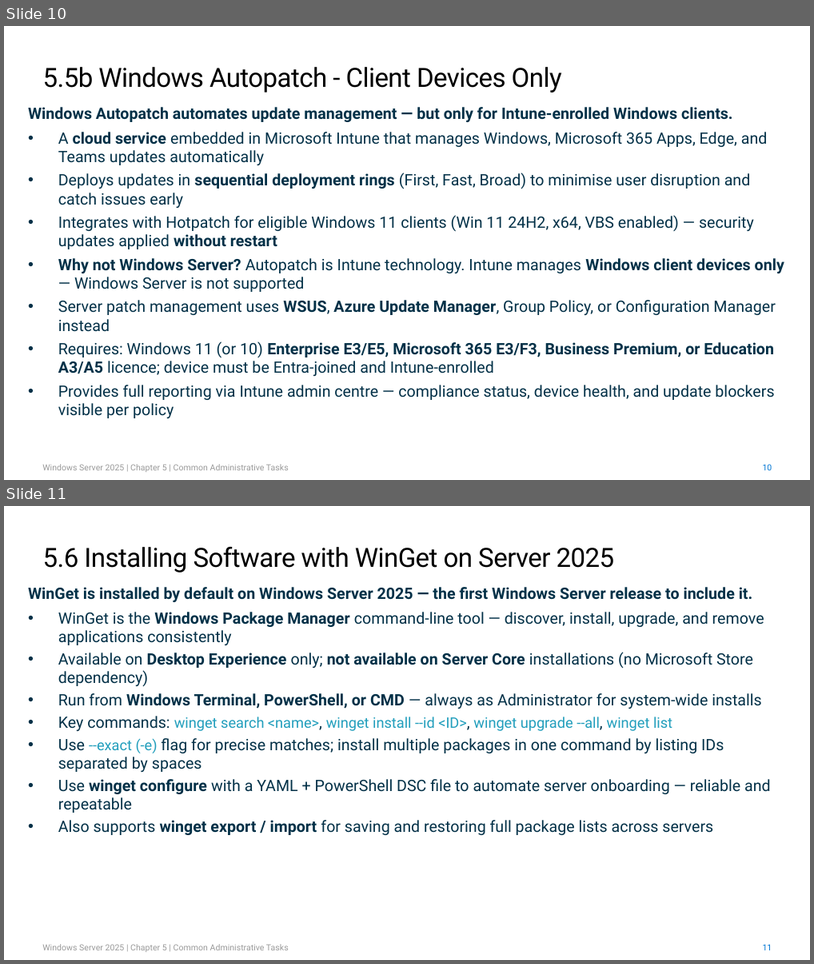
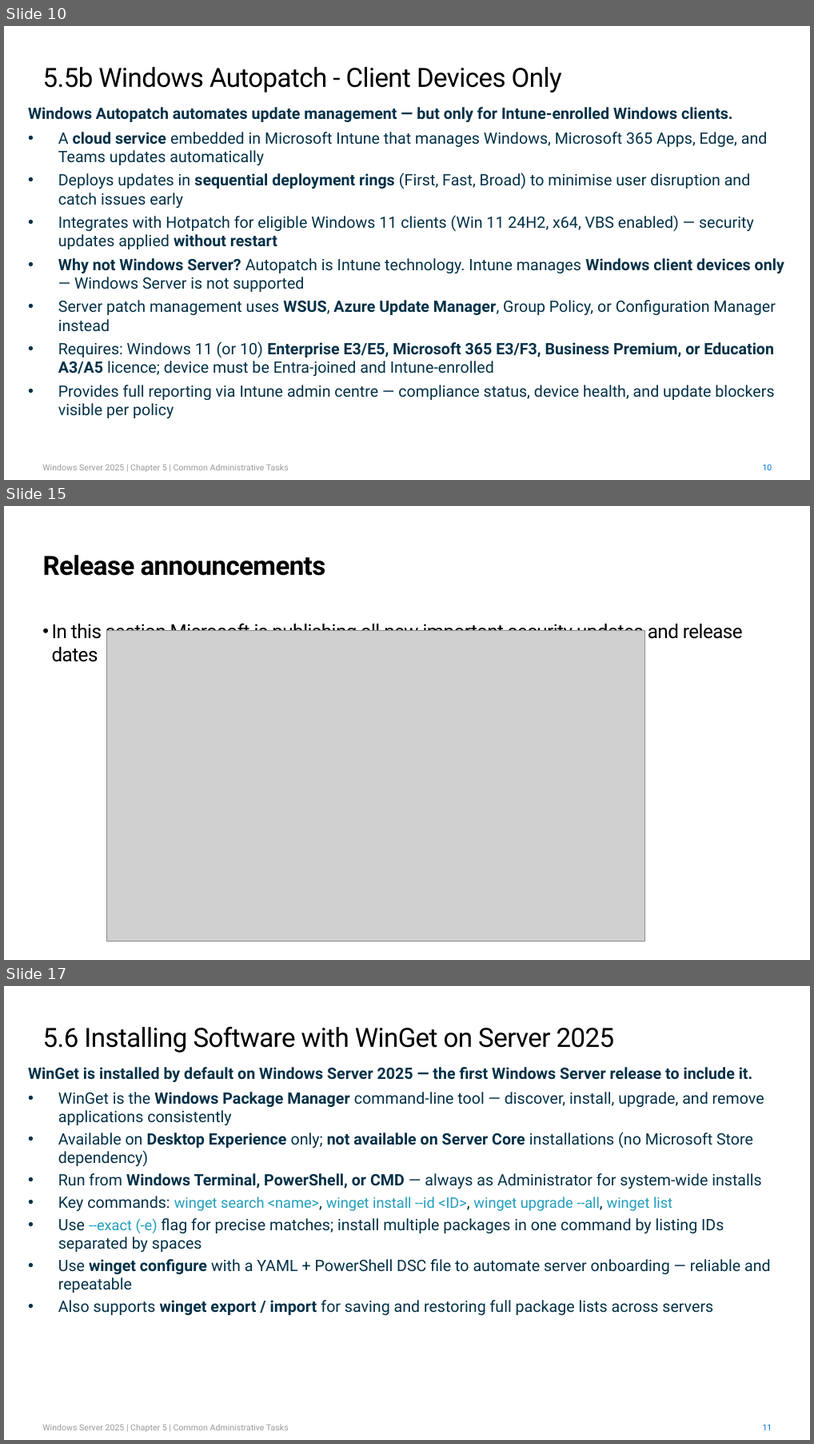
Before and after one commit to kramit/Windows-Server-2025-Course-Labs, a slide deck: FinalOutput/Chapter 5 Common Administrative Tasks - Master Template.pptx. Shown one above the other, each under a label of ours: slides 10 and 11 before the commit, slides 10, 15 and 17 after it; the slides between them are not shown. The pictures are 814x964 and 814x1444 pixels, drawn with LibreOffice and Linux fonts; fonts in the diff are those of the drawing; grey boxes stand for pictures. Boxes give left, top, right and bottom in pixels: in the first picture for what was removed or moved away, otherwise in the second. Text is boxed around its words. In the diff, an @@ line names an element or a change of style, - is before the commit and + after.

```diff
--- a/FinalOutput/Chapter 5 Common Administrative Tasks - Master Template.pptx
+++ b/FinalOutput/Chapter 5 Common Administrative Tasks - Master Template.pptx
@@ slide 15 added at (4,506,810,960), background #FFFFFF @@
@@ title added at (43,555,326,576), 23.5 pt, text #000000, bold @@
+Release announcements
@@ text added at (52,620,743,662), 17.3 pt, text #000000 @@
+• In this section Microsoft is publishing all new important security updates and release dates
@@ picture added at (107,630,645,940) @@
@@ what was slide 11 is now slide 17 @@
```
Also in this commit, not shown: 5 other slides added.
